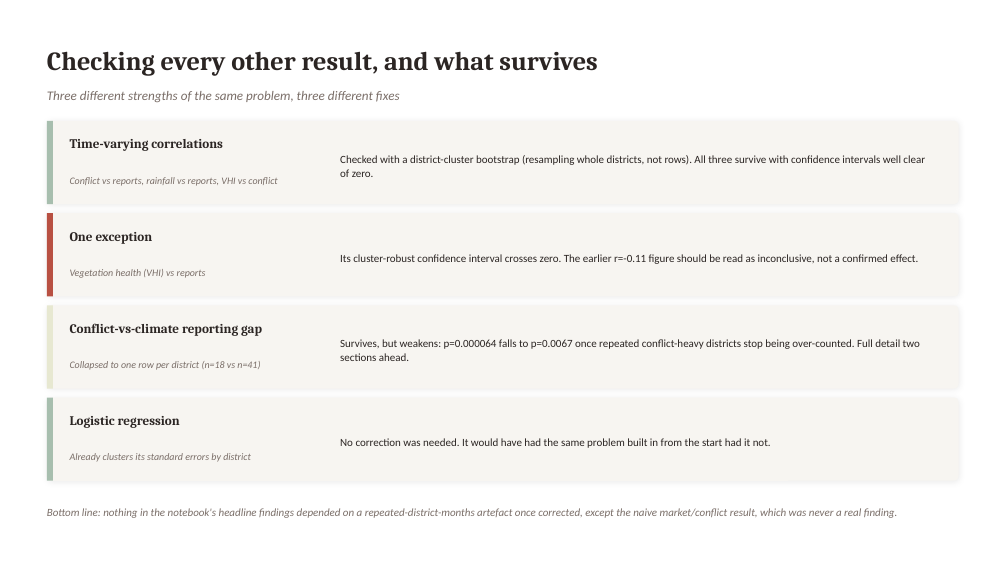
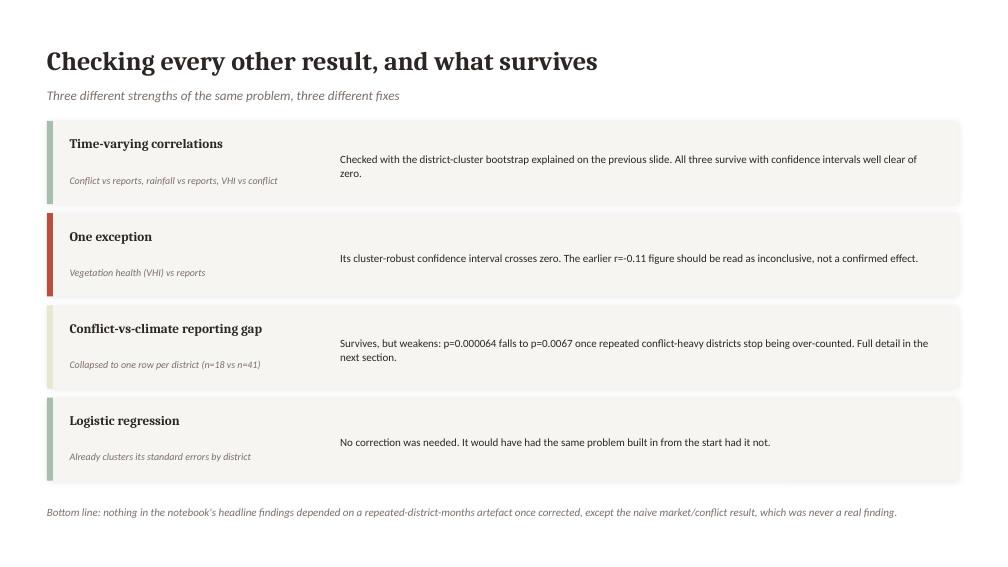
Before and after one commit to hcfgsqm2q7-lang/Dissertation---Samuel-Aracena, a slide deck: slide 11 of weekly_meetings/2026_08_17_slides.pptx (slide 10 before the commit). Drawn at 1008x567 pixels with LibreOffice and Linux fonts; fonts in the diff are those of the drawing. Boxes give left, top, right and bottom in pixels: in the first picture for what was removed or moved away, otherwise in the second. Text is boxed around its words. In the diff, an @@ line names an element or a change of style, - is before the commit and + after.

```diff
--- a/weekly_meetings/2026_08_17_slides.pptx
+++ b/weekly_meetings/2026_08_17_slides.pptx
@@ text at bbox=[340, 155, 917, 177]: text changed @@
-Checked with a district-cluster bootstrap (resampling whole districts, not rows). All three survive with confidence intervals well clear of zero.
+Checked with the district-cluster bootstrap explained on the previous slide. All three survive with confidence intervals well clear of zero.
@@ text at bbox=[340, 339, 928, 361]: text changed @@
-Survives, but weakens: p=0.000064 falls to p=0.0067 once repeated conflict-heavy districts stop being over-counted. Full detail two sections ahead.
+Survives, but weakens: p=0.000064 falls to p=0.0067 once repeated conflict-heavy districts stop being over-counted. Full detail in the next section.
```
Also in this commit, not shown: 7 other slides changed, 5 slides added, 1 slide removed, 1 other file.
